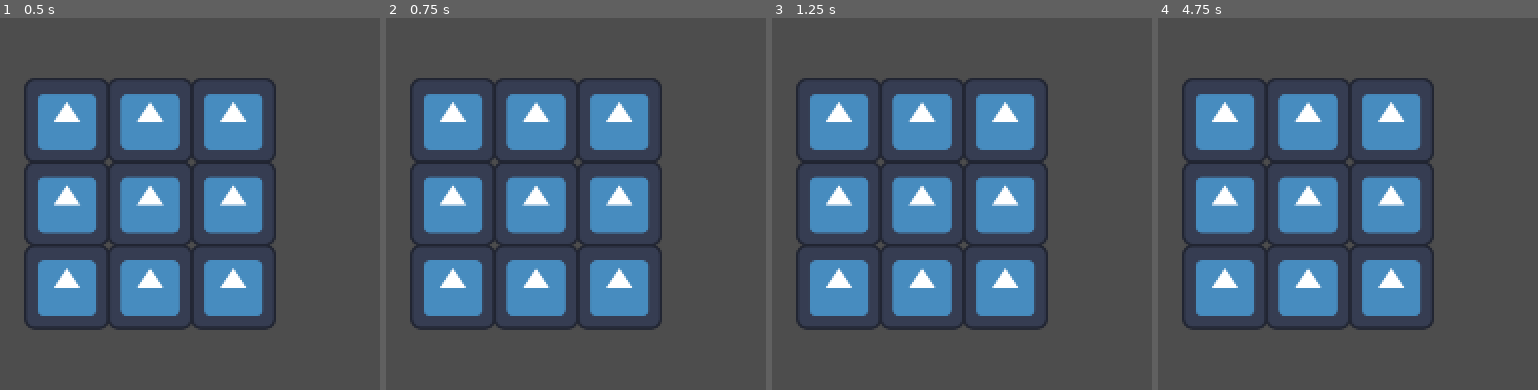
Above: before the commit, frames 1-4 (left to right).
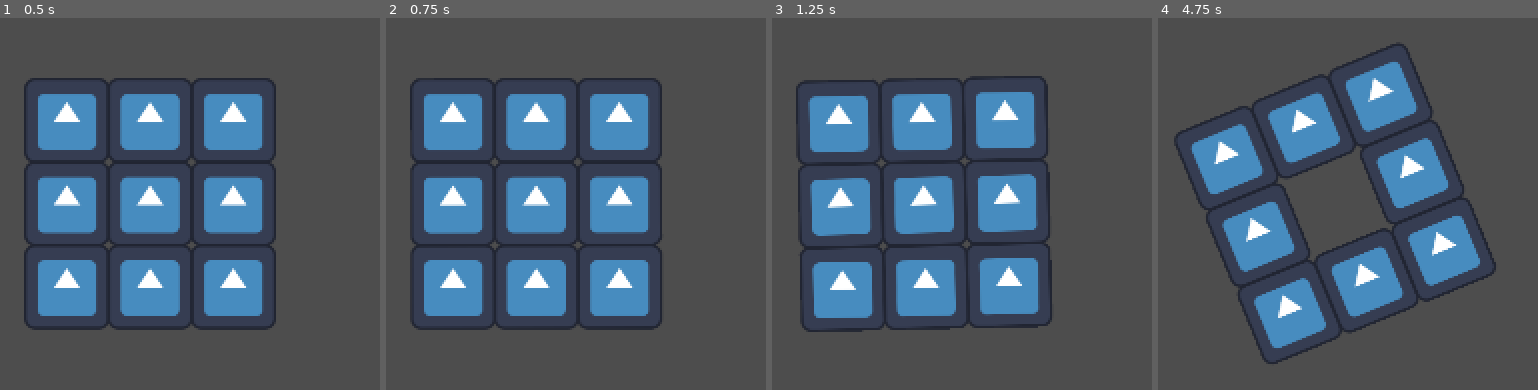
Above: after the commit, the same moments.

Repository: ARCsweden/GameJam2024FallA
Game: Godot game, scene res://Scenes/TestRaftScene.tscn
Two runs of this game, one before a commit and one after it. Both use one fixed random seed, a clock stepped at 60 frames per second and the inputs below. The project has no main scene, so this scene is started directly. The engine's default icon, where the game draws it, is replaced by a stand-in: a white triangle on a blue panel in a dark square.
Inputs:
- Up to frame 1 (0.5 s): no input
- Up to frame 2 (0.75 s): tap Enter at 0.5 s; hold Right (ui_right) from 0.53 s (still down)
- Up to frame 3 (1.25 s): keep holding Right (ui_right)
- Up to frame 4 (4.75 s): release Right (ui_right) at 1.28 s; hold Down (ui_down) 1.28-2.03 s; hold Right (ui_right) 2.03-2.78 s; hold Up (ui_up) 2.78-3.53 s; hold Left (ui_left) from 3.53 s (still down)

Frame 1 is identical in both runs. In frame 2, 0.2% of the frame differs, in the area x 11-69%, y 42-79%; in frame 3, 7.0%; in frame 4, 31%, in the area x 4-89%, y 6-94%.

Commit message:
Changed to RigidBody2D, updated grid

Diff:
--- a/dontdrowntogether/Scripts/raft_body.gd
+++ b/dontdrowntogether/Scripts/raft_body.gd
@@ -1,4 +1,5 @@
-extends Node
+@tool  # Makes the code run in the editor, so we can see the raft
+extends RigidBody2D
 
 # Preloads scene for faster loading
 var RaftTileScene := load("res://Scenes/RaftTile.tscn")
@@ -6,21 +7,46 @@
 var row: int = 3
 var column: int = 3
 
+var grid = []
+
+# Grid Functionality required:
+#	- Detect when player is on the edge of the grid
+#	- Know which tile the player is on
+#	- Collision Detection
+#	- Destroy tile
+#	- Repair tile
+
 # Called when the node enters the scene tree for the first time.
 func _ready() -> void:
 	_create_grid()
-	#pass # Replace with function body.
 
 
 # Called every frame. 'delta' is the elapsed time since the previous frame.
 func _process(delta: float) -> void:
-	pass
+	paddle()
+	if Input.is_action_just_pressed("ui_up"):
+		destroy_tile(1, 1)
+	if Input.is_action_just_pressed("ui_down"):
+		repair_tile(1, 1)
+
+
+func paddle():
+	if Input.is_action_pressed("ui_left"):
+		apply_force(Vector2.LEFT*10, position+Vector2.DOWN*150)
+	if Input.is_action_pressed("ui_right"):
+		apply_force(Vector2.RIGHT*10, position+Vector2.DOWN*150)
+
+func destroy_tile(row, col):
+	grid[row][col].destroy()
+
+func repair_tile(row, col):
+	grid[row][col].repair()
 
 func _create_grid() -> void:
 	#Instantiate tiles in a 3x3 grid.
 	var instance
 	for r in row:
-		print(r)
+		grid.append([])
 		for c in column:
 			# Creates an instance of RaftTileScene
 			instance = RaftTileScene.instantiate()
@@ -29,5 +55,6 @@
 			# Moves the instance. +50 is to move the image coordinate to the top left corner
 			# Then each instance is moved to the top left corner of the collision shape, to center it
 			instance.position = Vector2(r*100+50, c*100+50) - ($RaftCollisionShape.shape.size / 2)
-
-	pass
+			# Adds instance to grid so it can edited later
+			grid[r].append(instance)
+	print(grid)
